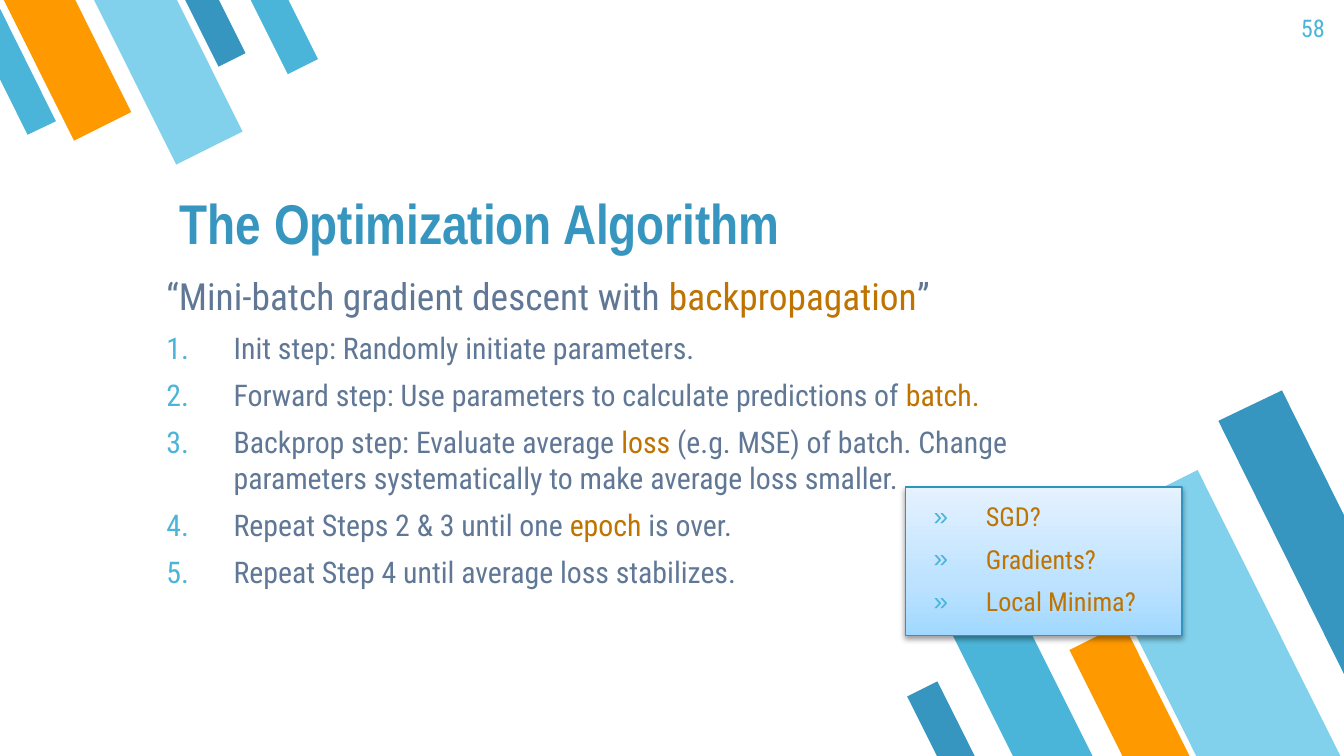
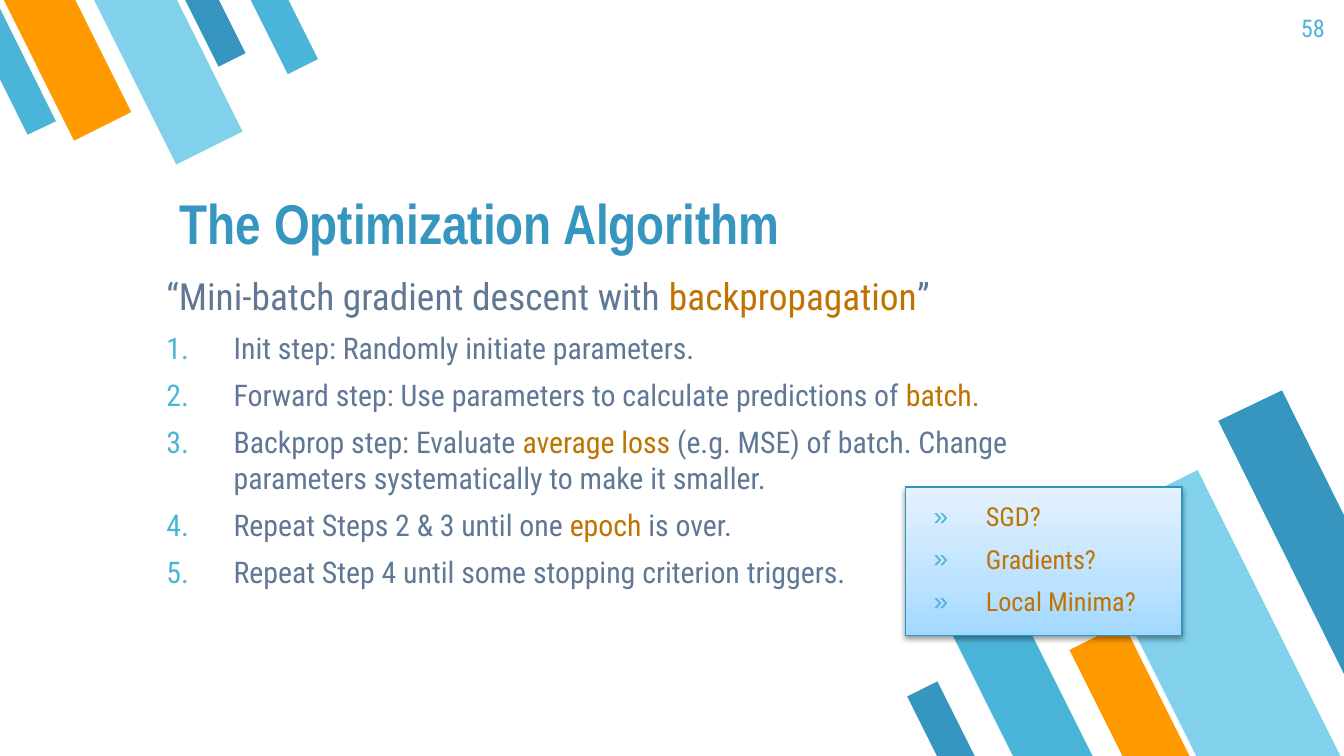
Before and after one commit to mayer79/ml_lecture, a slide deck: slide 58 of slides/ML_Lecture.pptx. Drawn at 1344x756 pixels with LibreOffice and Linux fonts; fonts in the diff are those of the drawing. Boxes give left, top, right and bottom in pixels: in the first picture for what was removed or moved away, otherwise in the second. Text is boxed around its words. In the diff, an @@ line names an element or a change of style, - is before the commit and + after.

```diff
--- a/slides/ML_Lecture.pptx
+++ b/slides/ML_Lecture.pptx
@@ text at (x1=234, y1=429, x2=1007, y2=496): text changed @@
-3. Backprop step: Evaluate average loss (e.g. MSE) of batch. Change parameters systematically to make average loss smaller.
+3. Backprop step: Evaluate average loss (e.g. MSE) of batch. Change parameters systematically to make it smaller.
@@ text at (x1=234, y1=560, x2=846, y2=589): text changed @@
-5. Repeat Step 4 until average loss stabilizes.
+5. Repeat Step 4 until some stopping criterion triggers.
```
Also in this commit, not shown: 2 other slides changed, 6 other files.
